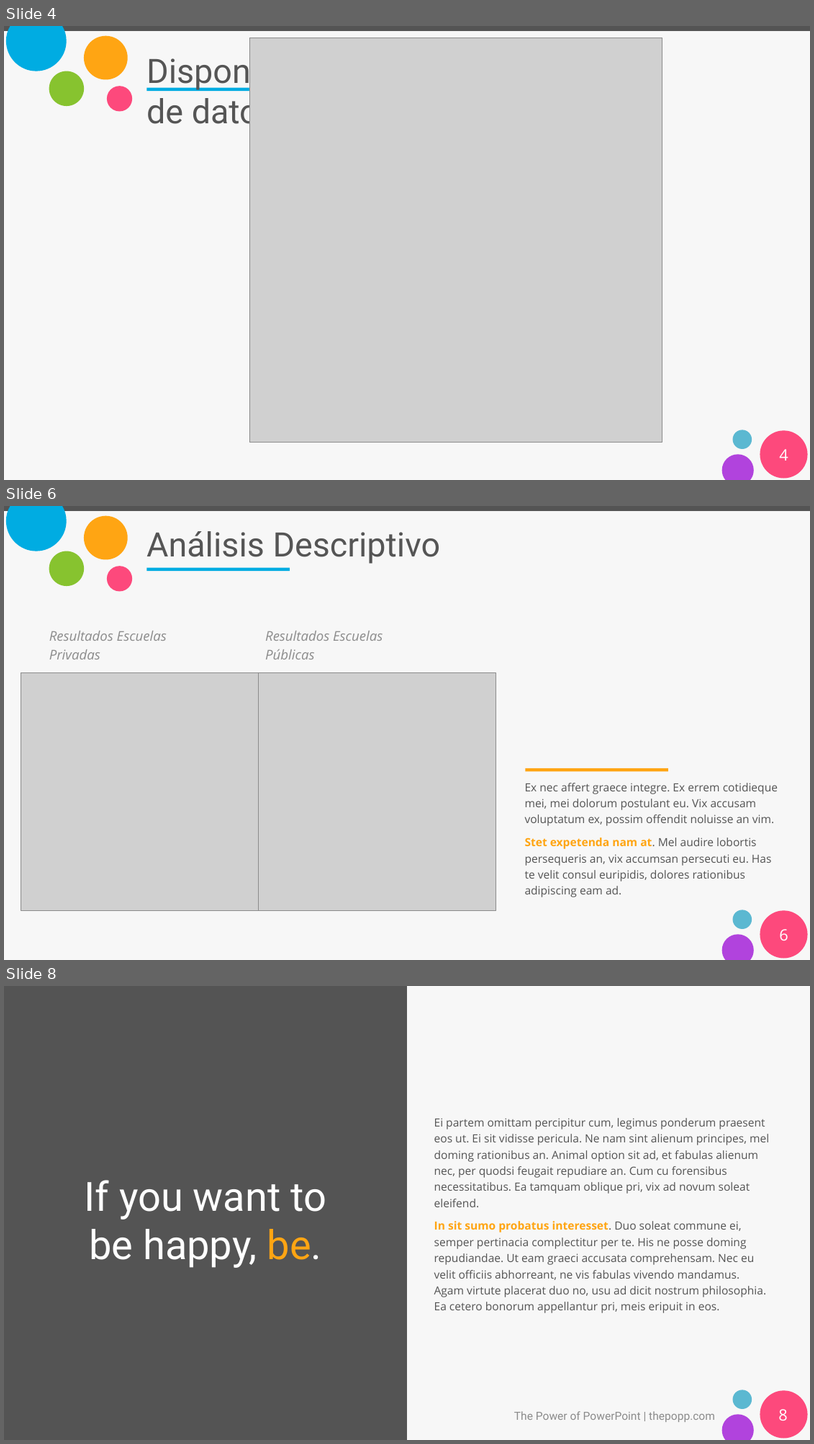
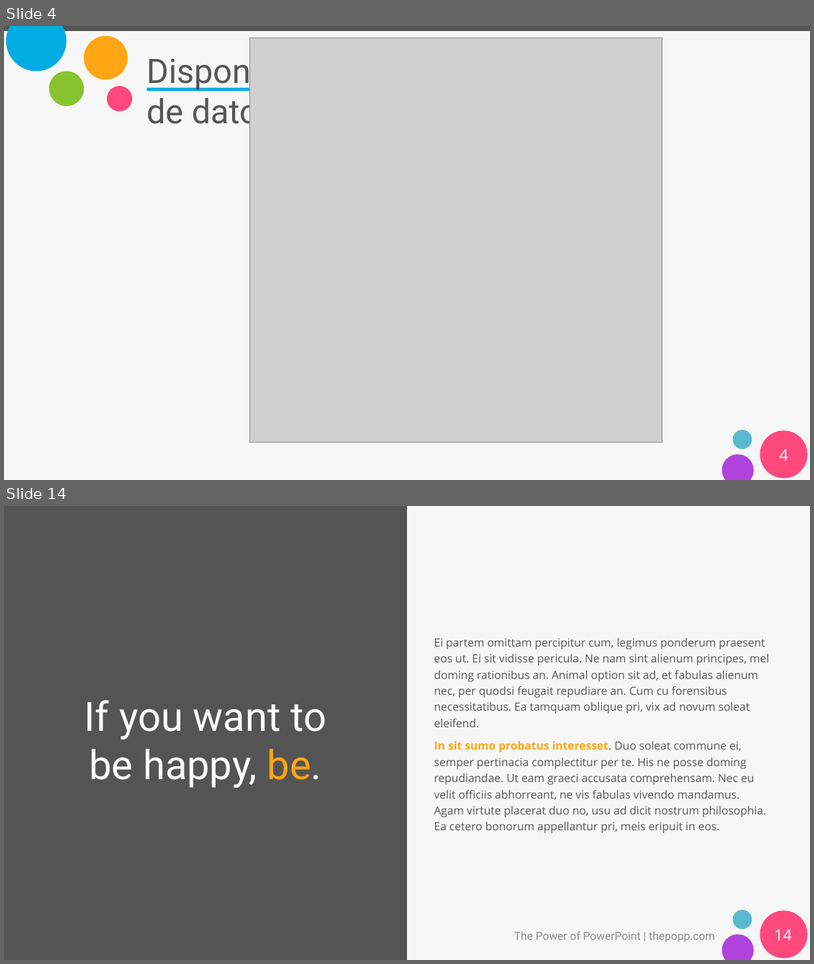
Before and after one commit to gp34446/desafio3, a slide deck: Presentación_desafio_3.pptx. Shown one above the other, each under a label of ours: slides 4, 6 and 8 before the commit, slides 4 and 14 after it; the slides between them are not shown. The pictures are 814x1444 and 814x964 pixels, drawn with LibreOffice and Linux fonts; fonts in the diff are those of the drawing; grey boxes stand for pictures. Boxes give left, top, right and bottom in pixels: in the first picture for what was removed or moved away, otherwise in the second. Text is boxed around its words. In the diff, an @@ line names an element or a change of style, - is before the commit and + after.

```diff
--- a/Presentación_desafio_3.pptx
+++ b/Presentación_desafio_3.pptx
@@ slide 6 removed at [4,506,810,960], background #F7F7F7; not listed: 9 template elements that a slide beside it also shows @@
@@ title removed at [147,531,441,564] @@
-Análisis Descriptivo
@@ text removed at [49,631,167,659] @@
-Resultados Escuelas Privadas
@@ text removed at [265,631,383,659] @@
-Resultados Escuelas Públicas
@@ picture removed at [21,672,258,910] @@
@@ picture removed at [258,672,496,910] @@
@@ text removed at [525,782,778,897] @@
-Ex nec affert graece integre. Ex errem cotidieque mei, mei dolorum postulant eu. Vix accusam voluptatum ex, possim offendit noluisse an vim.
-Stet expetenda nam at. Mel audire lobortis persequeris an, vix accumsan persecuti eu. Has te velit consul euripidis, dolores rationibus adipiscing eam ad.
@@ rectangle removed at [526,768,669,771] @@
@@ page number removed at [779,929,788,940] @@
-6
@@ what was slide 8 is now slide 14 @@
@@ page number at [774,929,792,940]: text changed @@
-8
+14
```
Also in this commit, not shown: 45 slides changed, 7 slides added, 1 other slide removed.
